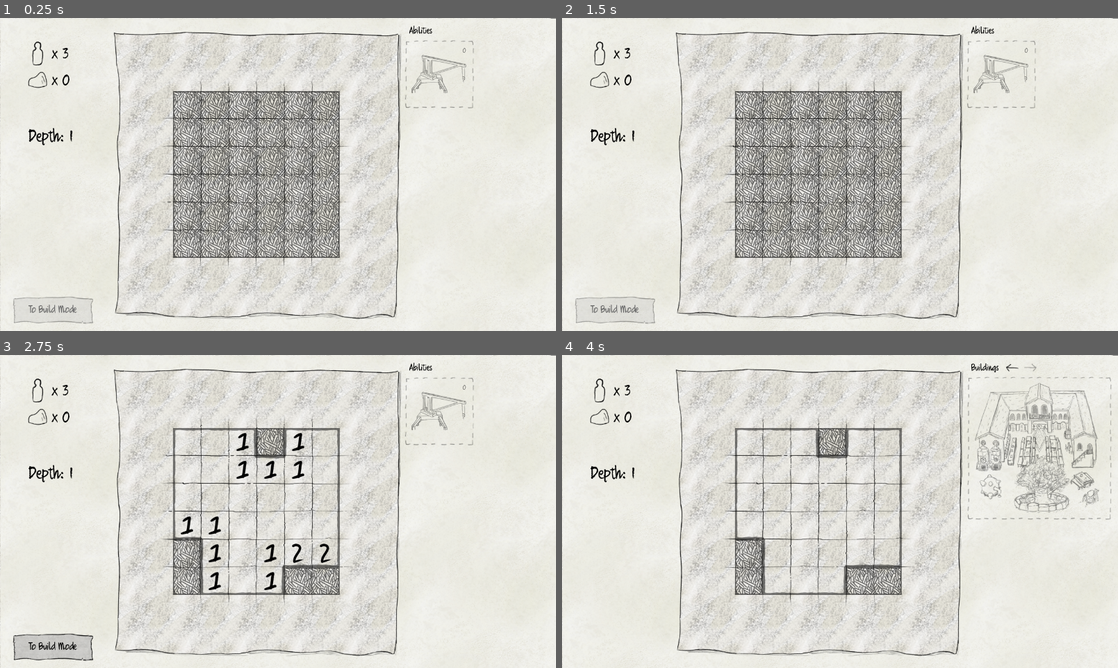
Above: before the commit, frames 1-4 (two rows, left to right).
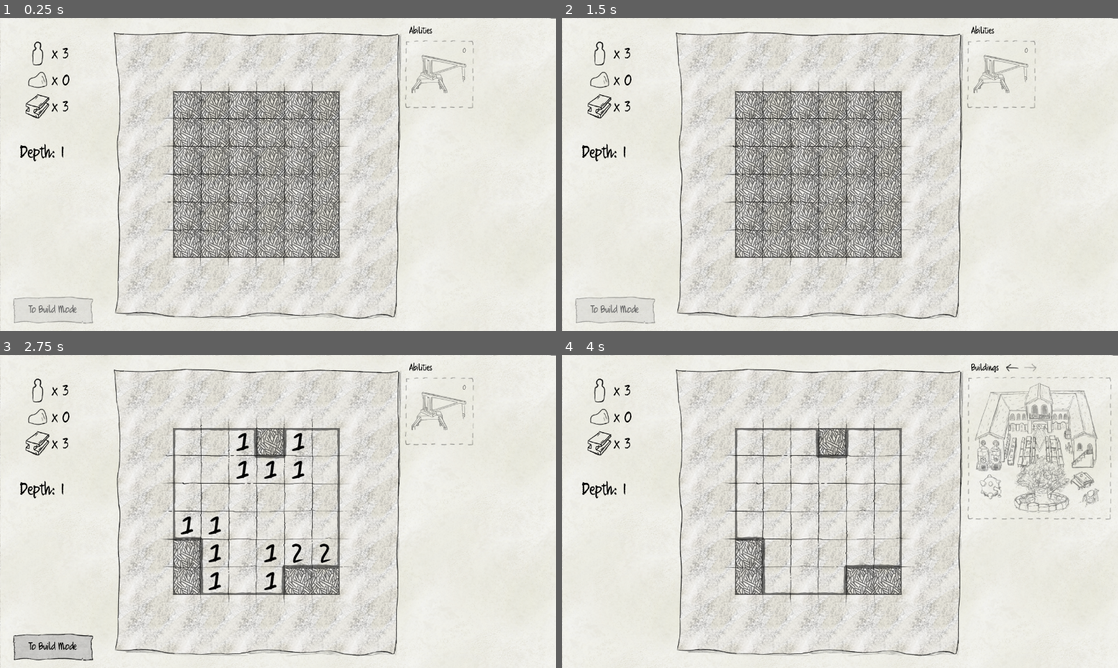
Above: after the commit, the same moments.

Repository: e-lain/MinesweeperDwarves
Game: Godot game, scene res://Main.tscn
The game is run twice, just before and just after one commit, with the same random seed, the same clock (stepped at 60 frames per second) and the same inputs.
Inputs (mouse positions are in pixels of both pictures, inside the frame that each line leads up to):
- Up to frame 1 (0.25 s): no input
- Up to frame 2 (1.5 s): move the mouse to (1001, 74) at 0.52 s; press the mouse at (1001, 74) at 0.53 s; move the mouse to (728, 190) at 1.27 s; release the mouse at (728, 190) at 1.28 s; right-click (728, 190) at 1.35 s; click (728, 190) at 1.42 s
- Up to frame 3 (2.75 s): move the mouse to (333, 442) at 2.02 s; press the mouse at (333, 442) at 2.03 s
- Up to frame 4 (4 s): release the mouse at (895, 442) at 2.75 s; click "To Build Mode" at 2.75 s; click (1029, 367) at 3.5 s

The runs differ from the first frame. In frame 1, 0.4% of the frame differs, in the area x 3-13%, y 24-46%; in frame 2, 0.4%; in frame 3, 0.4%; in frame 4, 0.4%.

Commit message:
Add new art

Diff:
--- a/Main.tscn
+++ b/Main.tscn
@@ -7,6 +7,7 @@
 [ext_resource type="Script" path="res://BuildMenu.gd" id="4_4yfy1"]
 [ext_resource type="Texture2D" uid="uid://du5p0tvlhojks" path="res://Assets/UI/PopIcon.png" id="4_wg3lp"]
 [ext_resource type="Texture2D" uid="uid://ca5lct0ctr37m" path="res://Assets/UI/StoneIcon.png" id="5_o2ngn"]
+[ext_resource type="Texture2D" uid="uid://byetswoeyw7gd" path="res://Assets/UI/steeldownscaledicon.png" id="6_jm4fe"]
 [ext_resource type="Texture2D" uid="uid://d0o6bpct5y38h" path="res://Assets/UI/Popup.png" id="6_nia6k"]
 [ext_resource type="FontFile" uid="uid://m1fwnp6qsmnn" path="res://Assets/UI/Quikhand.ttf" id="6_rv3xe"]
 [ext_resource type="PackedScene" uid="uid://doi658hn04jhv" path="res://UI/popup.tscn" id="7_703se"]
@@ -77,10 +78,10 @@
 
 [node name="Depth" type="Label" parent="CanvasLayer/UI"]
 layout_mode = 2
-offset_left = 65.0
-offset_top = 251.0
-offset_right = 225.0
-offset_bottom = 295.0
+offset_left = 45.0
+offset_top = 288.0
+offset_right = 205.0
+offset_bottom = 332.0
 theme_override_font_sizes/font_size = 36
 text = "Depth: 0"
 
@@ -113,6 +114,19 @@
 texture = ExtResource("5_o2ngn")
 
 [node name="Stone" type="Label" parent="CanvasLayer/UI/Resources/StoneBox"]
+layout_mode = 2
+theme_override_font_sizes/font_size = 36
+text = "x 3"
+
+[node name="SteelBox" type="HBoxContainer" parent="CanvasLayer/UI/Resources"]
+layout_mode = 2
+
+[node name="TextureRect" type="TextureRect" parent="CanvasLayer/UI/Resources/SteelBox"]
+modulate = Color(0, 0, 0, 1)
+layout_mode = 2
+texture = ExtResource("6_jm4fe")
+
+[node name="Steel" type="Label" parent="CanvasLayer/UI/Resources/SteelBox"]
 layout_mode = 2
 theme_override_font_sizes/font_size = 36
 text = "x 3"
Binary file added: Assets/Buildings/minecart downscaled.png
Not shown, added: Assets/Buildings/minecart downscaled.png.import
Binary file added: Assets/UI/DowsingRodDownscaled.png
Not shown, added: Assets/UI/DowsingRodDownscaled.png.import
Binary file added: Assets/UI/oldsteeldownscaled.png
Not shown, added: Assets/UI/oldsteeldownscaled.png.import
Binary file added: Assets/UI/steeldownscaledicon.png
Not shown, added: Assets/UI/steeldownscaledicon.png.import
Not shown: 1 places in Main.tscn that only renumber resources
